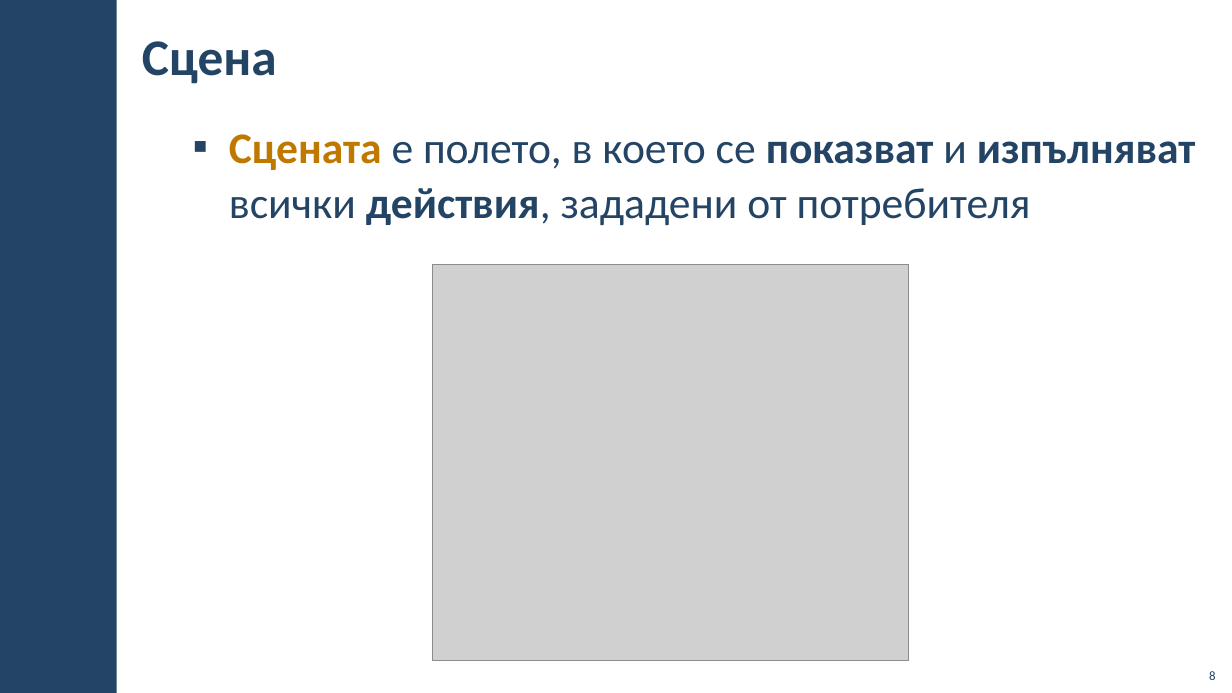
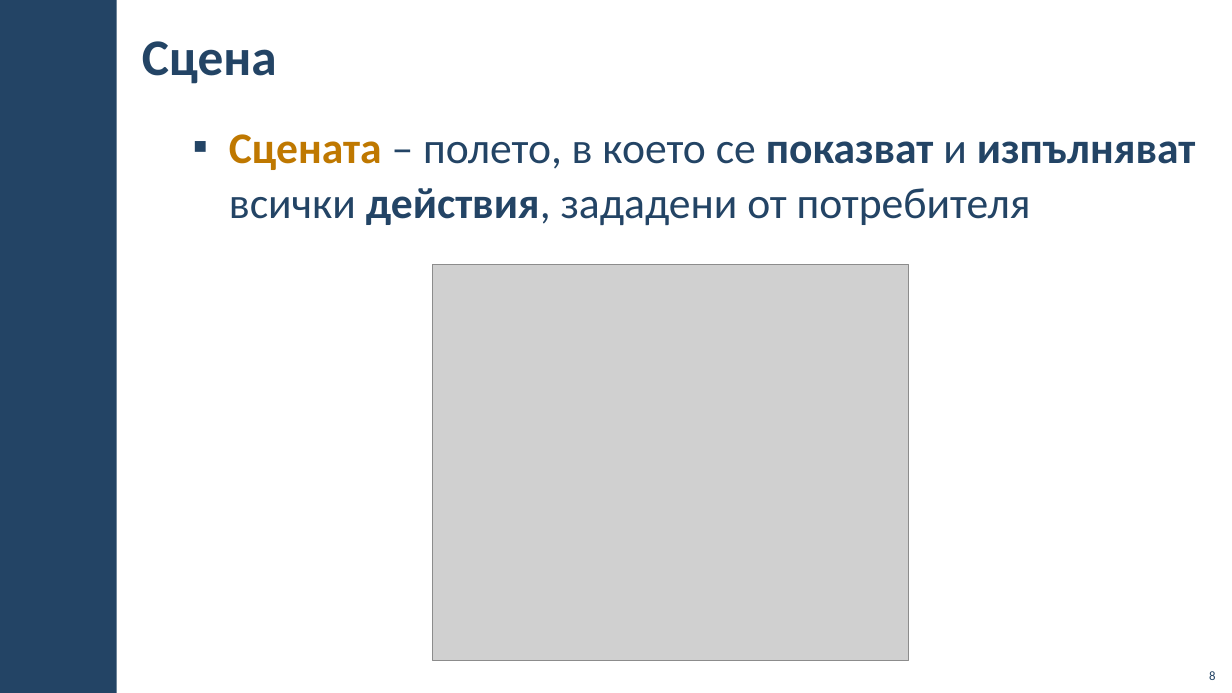
Before and after one commit to BG-IT-Edu/School-Programming, a slide deck: slide 8 of Courses/Computer-Modeling-and-IT/Computer-Modeling-and-IT-5-Class/16-Programming-in-Scratch/16-Programming-in-Scratch.pptx. Drawn at 1232x693 pixels with LibreOffice and Linux fonts; fonts in the diff are those of the drawing; grey boxes stand for pictures; background and template pictures are left out. Boxes give left, top, right and bottom in pixels: in the first picture for what was removed or moved away, otherwise in the second. Text is boxed around its words. In the diff, an @@ line names an element or a change of style, - is before the commit and + after.

```diff
--- a/Courses/Computer-Modeling-and-IT/Computer-Modeling-and-IT-5-Class/16-Programming-in-Scratch/16-Programming-in-Scratch.pptx
+++ b/Courses/Computer-Modeling-and-IT/Computer-Modeling-and-IT-5-Class/16-Programming-in-Scratch/16-Programming-in-Scratch.pptx
@@ text at (229,134,1196,225): text changed @@
-▪ Сцената е полето, в което се показват и изпълняват всички действия, зададени от потребителя
+▪ Сцената – полето, в което се показват и изпълняват всички действия, зададени от потребителя
```
Also in this commit, not shown: 3 other slides changed.
